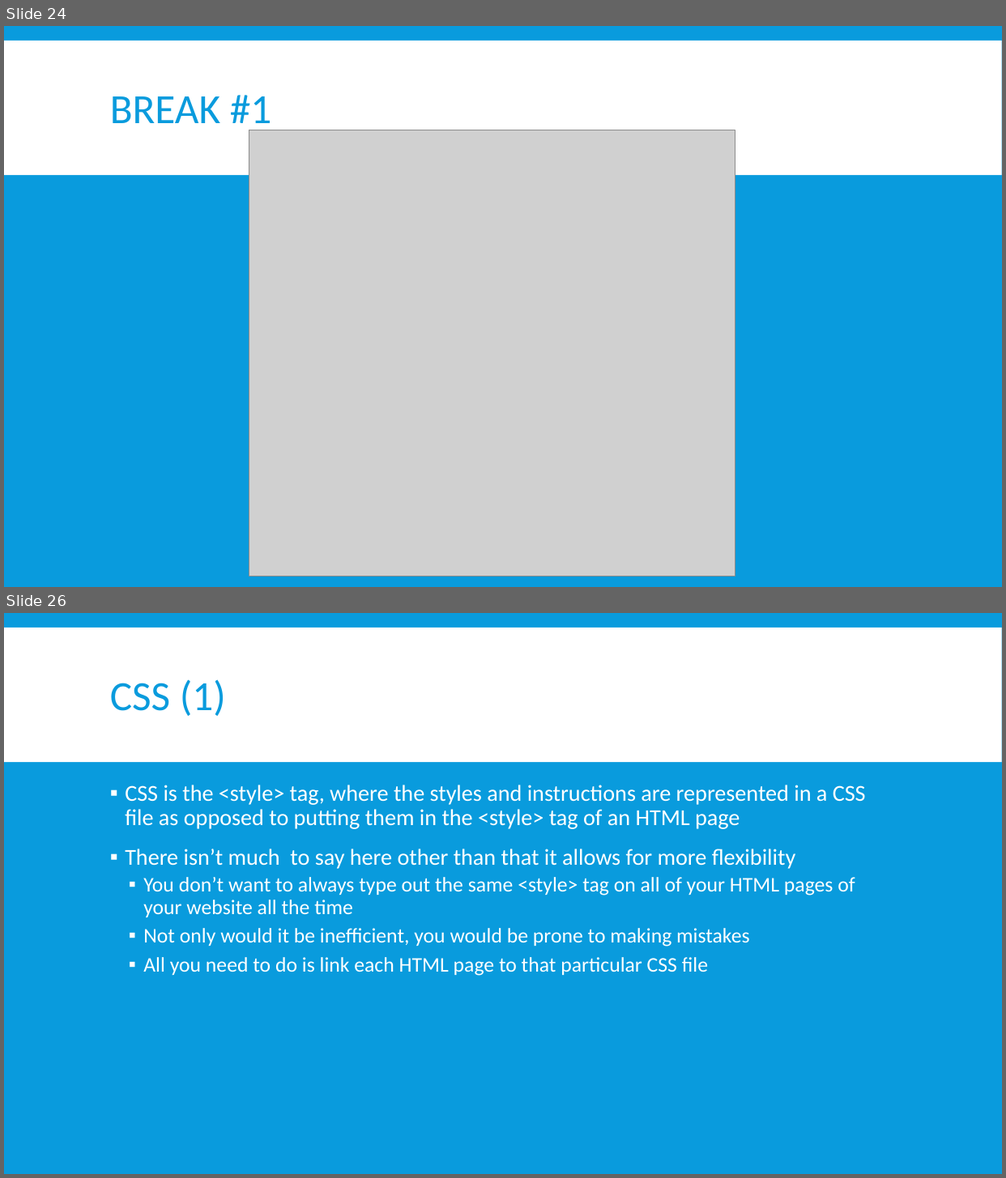
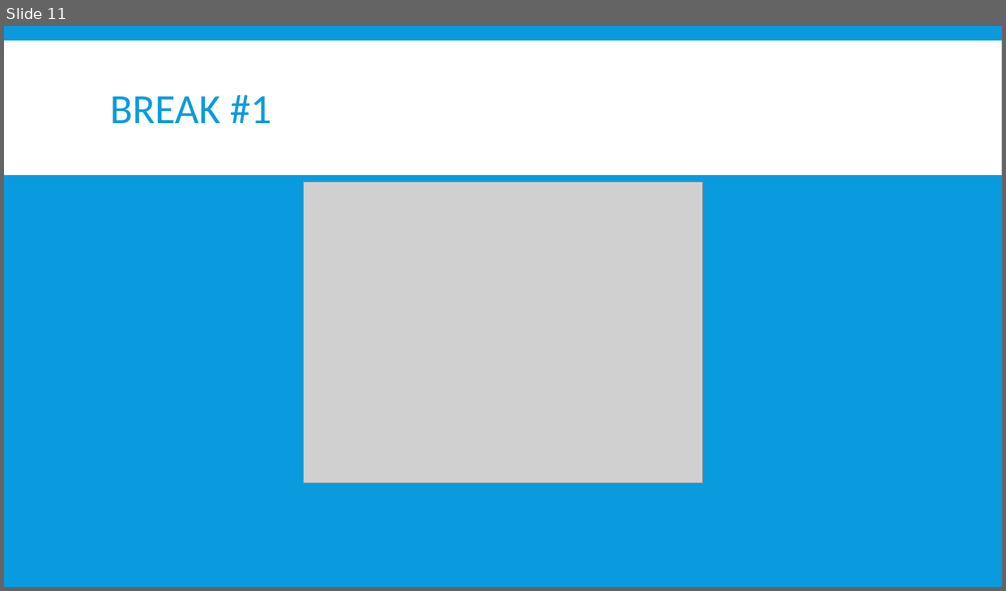
Before and after one commit to EvanTurtileMan/C5-IntroToWebDev, a slide deck: lessons/lesson_note3.pptx. Shown one above the other, each under a label of ours: slides 24 and 26 before the commit, slide 11 after it; the slides between them are not shown. The pictures are 1006x1178 and 1006x591 pixels, drawn with LibreOffice and Linux fonts; fonts in the diff are those of the drawing; grey boxes stand for pictures. Boxes give left, top, right and bottom in pixels: in the first picture for what was removed or moved away, otherwise in the second. Text is boxed around its words. In the diff, an @@ line names an element or a change of style, - is before the commit and + after.

```diff
--- a/lessons/lesson_note3.pptx
+++ b/lessons/lesson_note3.pptx
@@ slide 26 removed at <box>4,613,1002,1174</box>, background #099BDD; not listed: 1 template element that a slide beside it also shows @@
@@ title removed at <box>110,679,226,716</box> @@
-CSS (1)
@@ text removed at <box>125,785,866,976</box> @@
-▪ CSS is the <style> tag, where the styles and instructions are represented in a CSS file as opposed to putting them in the <style> tag of an HTML page
-▪ There isn’t much to say here other than that it allows for more flexibility
-  ▪ You don’t want to always type out the same <style> tag on all of your HTML pages of your website all the time
-  ▪ Not only would it be inefficient, you would be prone to making mistakes
-  ▪ All you need to do is link each HTML page to that particular CSS file
@@ what was slide 24 is now slide 11 @@
@@ slide 11 changed as well @@
@@ picture: place and size @@
-picture at <box>249,130,735,577</box>
+picture at <box>304,182,702,484</box>
```
Also in this commit, not shown: 7 other slides changed, 3 slides added, 21 other slides removed, 5 other files.
